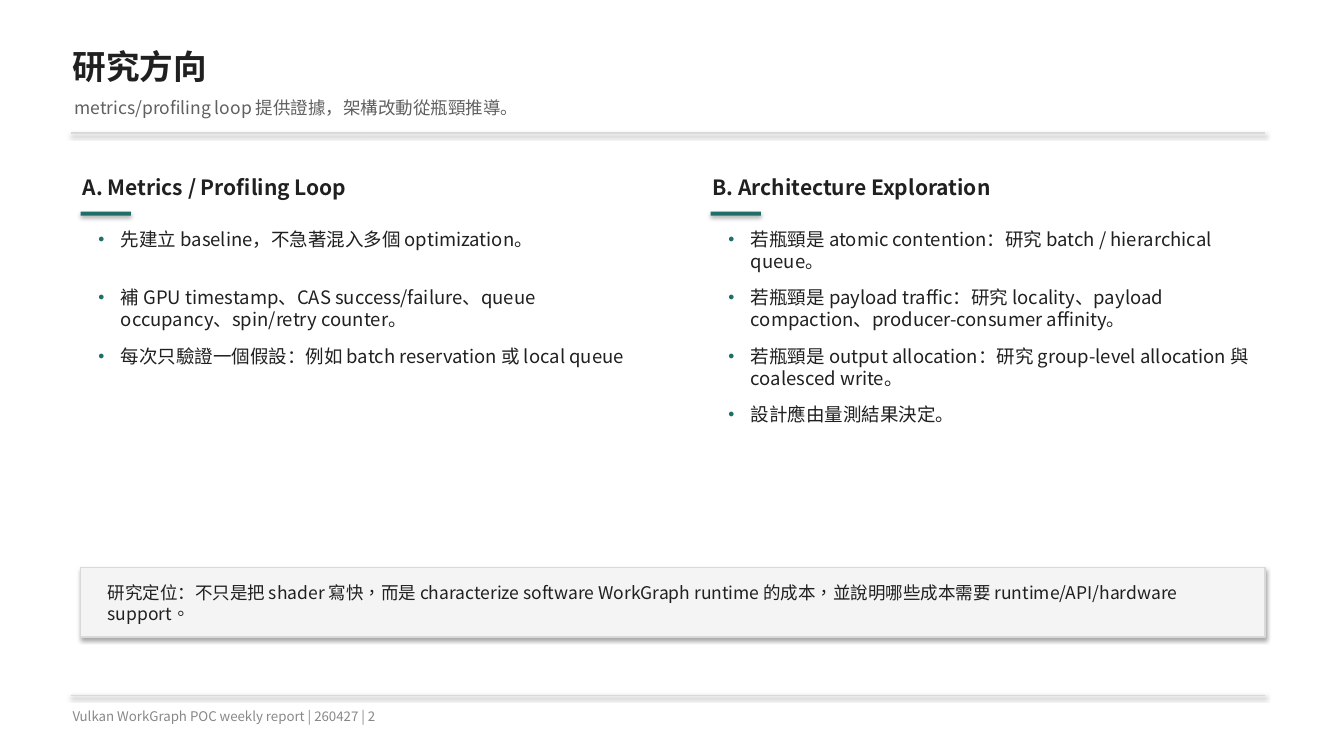
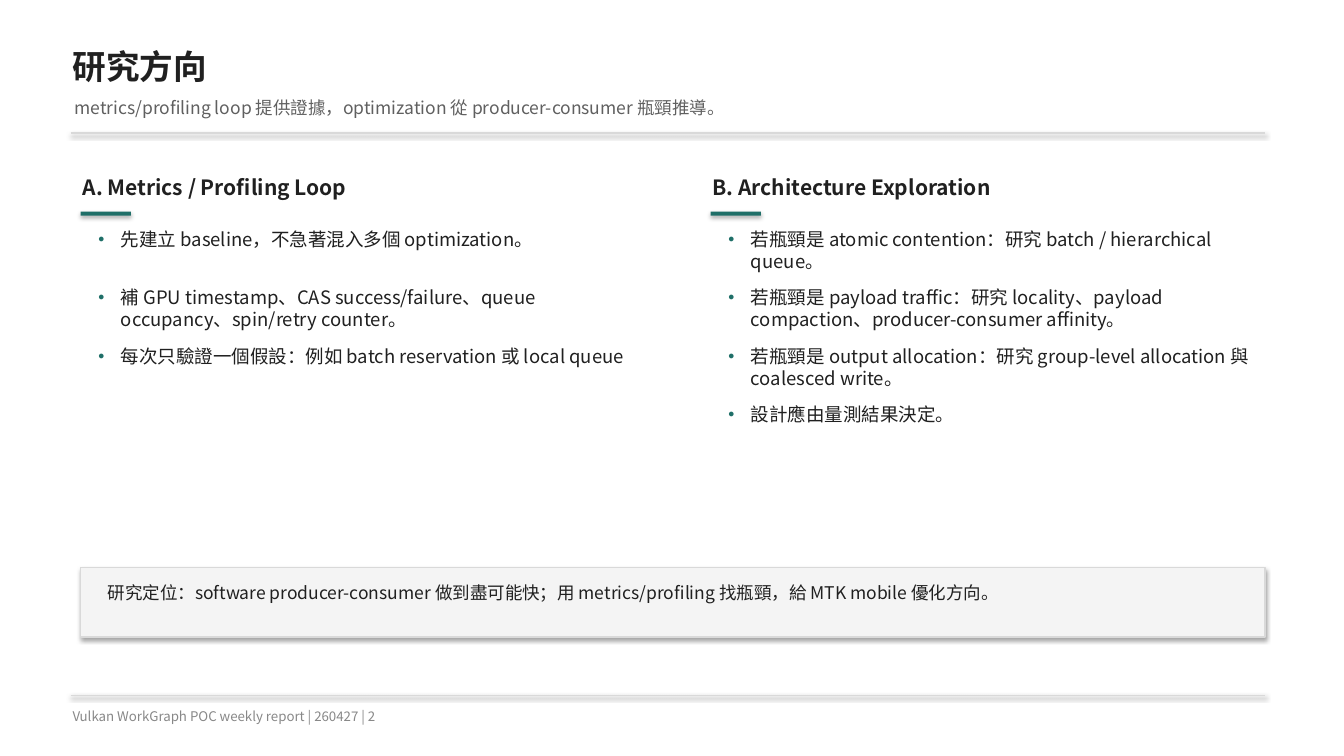
Before and after one commit to rurutoria7/vulkan_workgraph_simulate, a slide deck: slide 2 of reports/2026-04/meeting_260424/weekly_report_260427_plain.pptx. Drawn at 1344x756 pixels with LibreOffice and Linux fonts; fonts in the diff are those of the drawing. Boxes give left, top, right and bottom in pixels: in the first picture for what was removed or moved away, otherwise in the second. Text is boxed around its words. In the diff, an @@ line names an element or a change of style, - is before the commit and + after.

```diff
--- a/reports/2026-04/meeting_260424/weekly_report_260427_plain.pptx
+++ b/reports/2026-04/meeting_260424/weekly_report_260427_plain.pptx
@@ text at bbox=[75, 99, 724, 119]: text changed @@
-metrics/profiling loop 提供證據，架構改動從瓶頸推導。
+metrics/profiling loop 提供證據，optimization 從 producer-consumer 瓶頸推導。
@@ text at bbox=[108, 584, 998, 604]: text changed @@
-研究定位：不只是把 shader 寫快，而是 characterize software WorkGraph runtime 的成本，並說明哪些成本需要 runtime/API/hardware support。
+研究定位：software producer-consumer 做到盡可能快；用 metrics/profiling 找瓶頸，給 MTK mobile 優化方向。
```
Also in this commit, not shown: 1 other slide changed, 6 other files.
